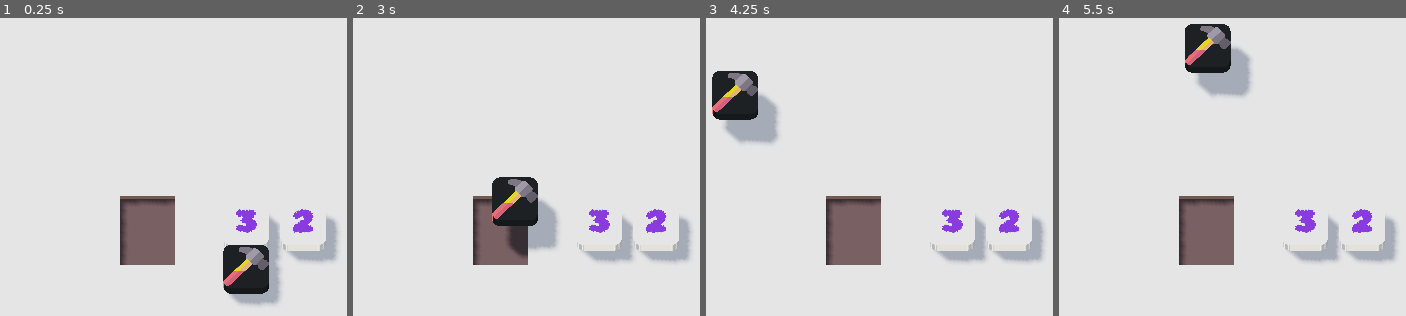
Above: before the commit, frames 1-4 (left to right).
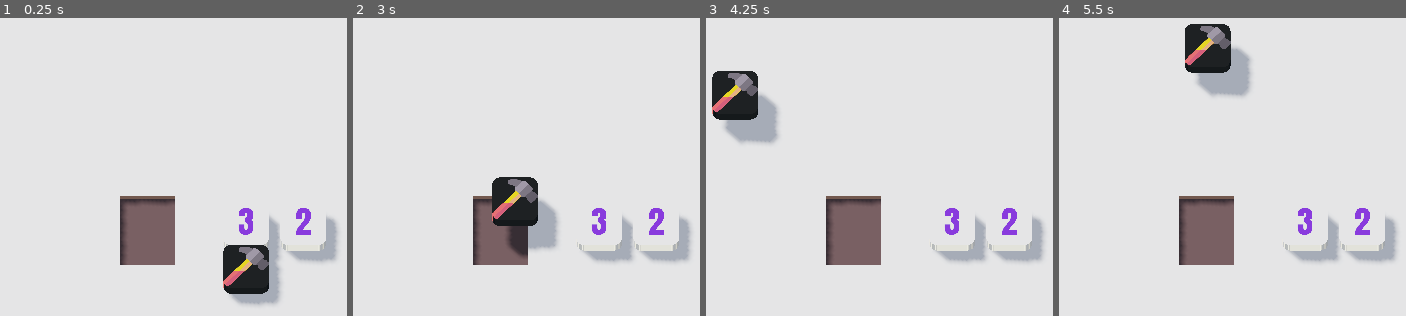
Above: after the commit, the same moments.

Repository: njj-abs/godot-merge-tile
Game: Godot game, scene res://3D/physics/DragAndDrop.tscn
Two runs of this game, one before a commit and one after it. Both use one fixed random seed, a clock stepped at 60 frames per second and the inputs below. The engine's default icon, where the game draws it, is replaced by a stand-in: a white triangle on a blue panel in a dark square.
Inputs (mouse positions are in pixels of both pictures, inside the frame that each line leads up to):
- Up to frame 1 (0.25 s): no input
- Up to frame 2 (3 s): tap Enter at 0.5, 2 s; move the mouse to (outside the picture) at 0.52 s; click (outside the picture) at 0.67 s; tap Space at 1.25, 2.75 s; drag from (460, 199) to (582, 268) at 1.27 s; move the mouse to (outside the picture) at 2.02 s; click (outside the picture) at 2.17 s; drag from (582, 268) to (380, 104) at 2.77 s
- Up to frame 3 (4.25 s): tap Enter at 3.5 s; move the mouse to (outside the picture) at 3.52 s; click (outside the picture) at 3.67 s
- Up to frame 4 (5.5 s): tap Space at 4.25 s; drag from (1086, 104) to (1208, 56) at 4.27 s; move the mouse to (1367, 175) at 5.02 s; click (1367, 175) at 5.17 s

The runs differ from the first frame. In frame 1, 0.4% of the frame differs, in the area x 68-91%, y 63-73%; in frame 2, 0.4%; in frame 3, 0.4%; in frame 4, 0.4%.

Commit message:
Changed the font.

Diff:
--- a/3D/physics/Tile.tscn
+++ b/3D/physics/Tile.tscn
@@ -3,7 +3,7 @@
 [ext_resource path="res://addons/DragDrop3D/Draggable.gd" type="Script" id=1]
 [ext_resource path="res://3D/physics/Tile.gd" type="Script" id=2]
 [ext_resource path="res://3D/physics/Label3D.gd" type="Script" id=3]
-[ext_resource path="res://fonts/RubilBubbles/RubikBubbles-Regular.ttf" type="DynamicFontData" id=4]
+[ext_resource path="res://fonts/Anton/Anton-Regular.ttf" type="DynamicFontData" id=4]
 [ext_resource path="res://3D/model/tile/Tile.gltf" type="PackedScene" id=5]
 
 [sub_resource type="PhysicsMaterial" id=5]
